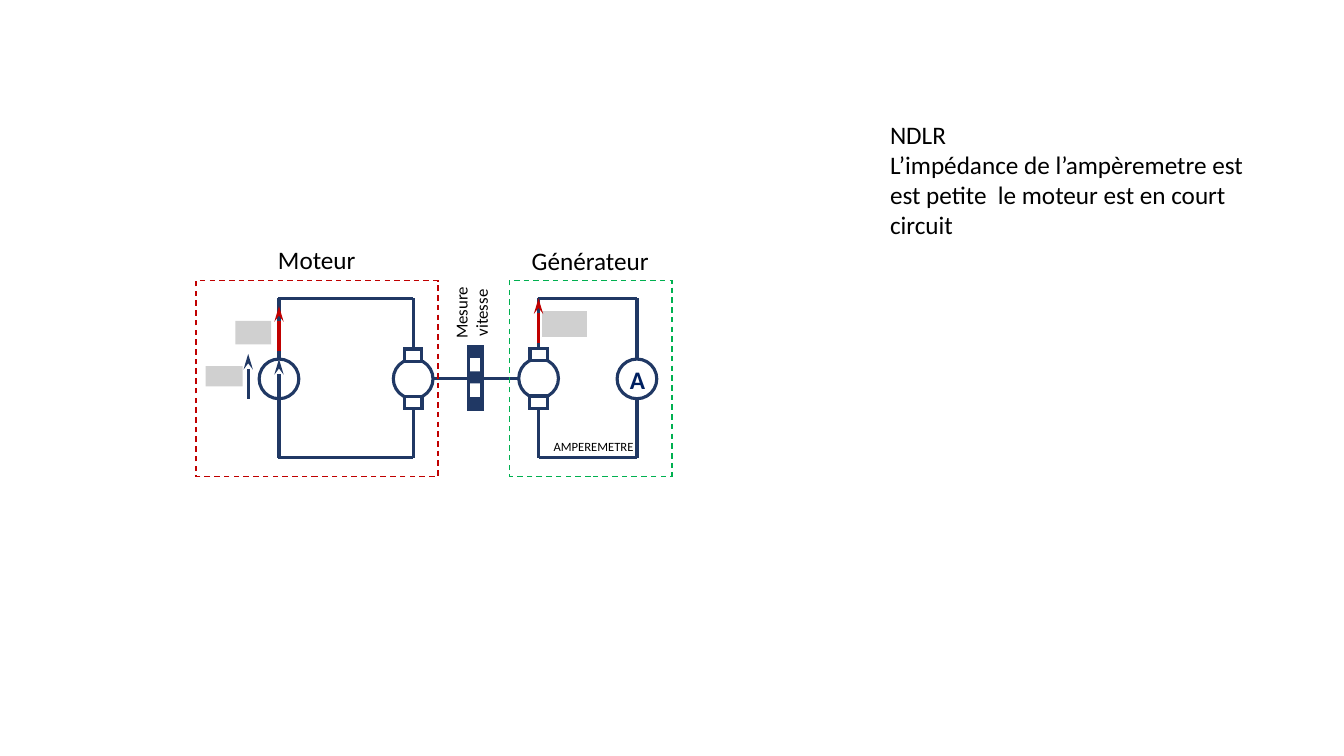
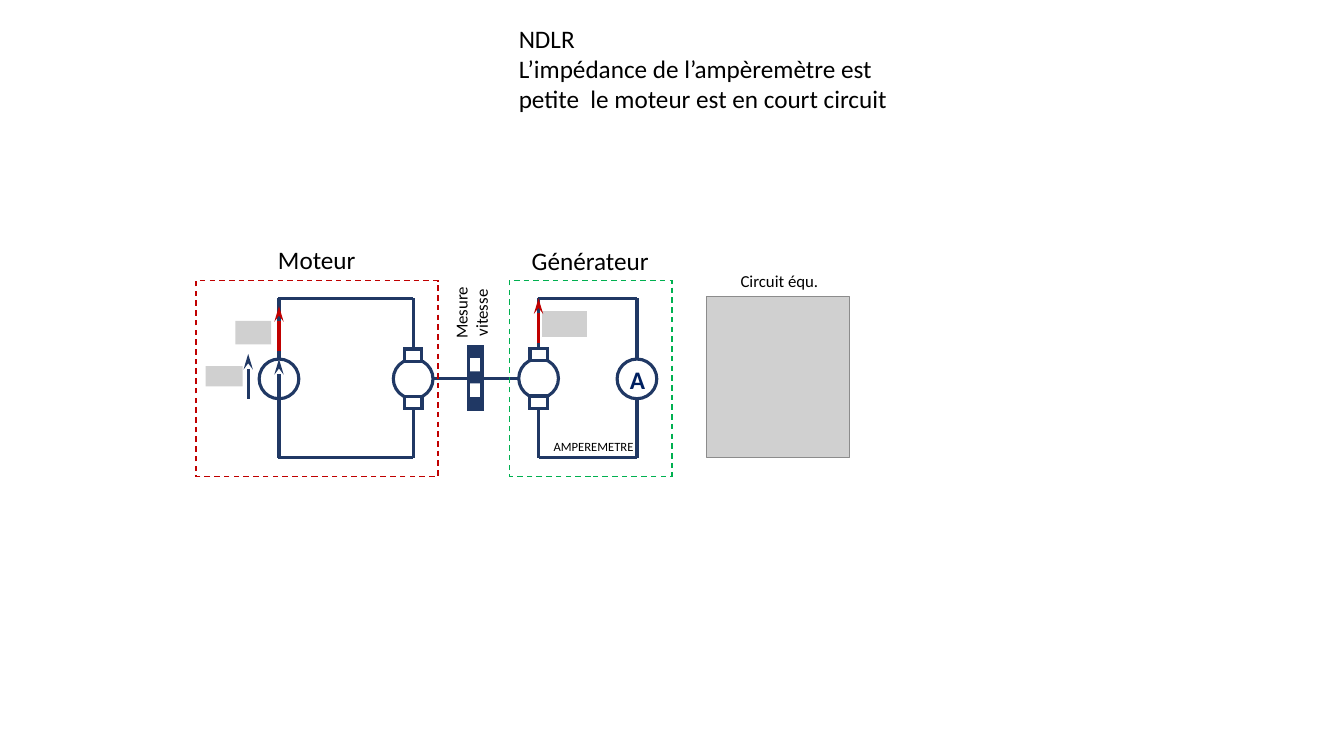
Before and after one commit to xpessoles/TP_Documents_PSI, a slide deck: slide 11 of 12_MoteurCC_3Sigma/Figures_Documentation.pptx (slide 10 before the commit). Drawn at 1344x756 pixels with LibreOffice and Linux fonts; fonts in the diff are those of the drawing; grey boxes stand for pictures. Boxes give left, top, right and bottom in pixels: in the first picture for what was removed or moved away, otherwise in the second. Text is boxed around its words. In the diff, an @@ line names an element or a change of style, - is before the commit and + after.

```diff
--- a/12_MoteurCC_3Sigma/Figures_Documentation.pptx
+++ b/12_MoteurCC_3Sigma/Figures_Documentation.pptx
@@ text "NDLR": place and size @@
-text "NDLR" at box(890, 127, 1243, 234)
+text "NDLR" at box(519, 31, 887, 112)
@@ text at box(519, 60, 887, 112): text changed @@
-L’impédance de l’ampèremetre est est petite le moteur est en court circuit
+L’impédance de l’ampèremètre est petite le moteur est en court circuit
@@ picture added at box(707, 297, 850, 459) @@
@@ text added at box(741, 275, 818, 290), 12 pt, text #000000 @@
+Circuit équ.
```
Also in this commit, not shown: 1 slide added, 2 other files.
